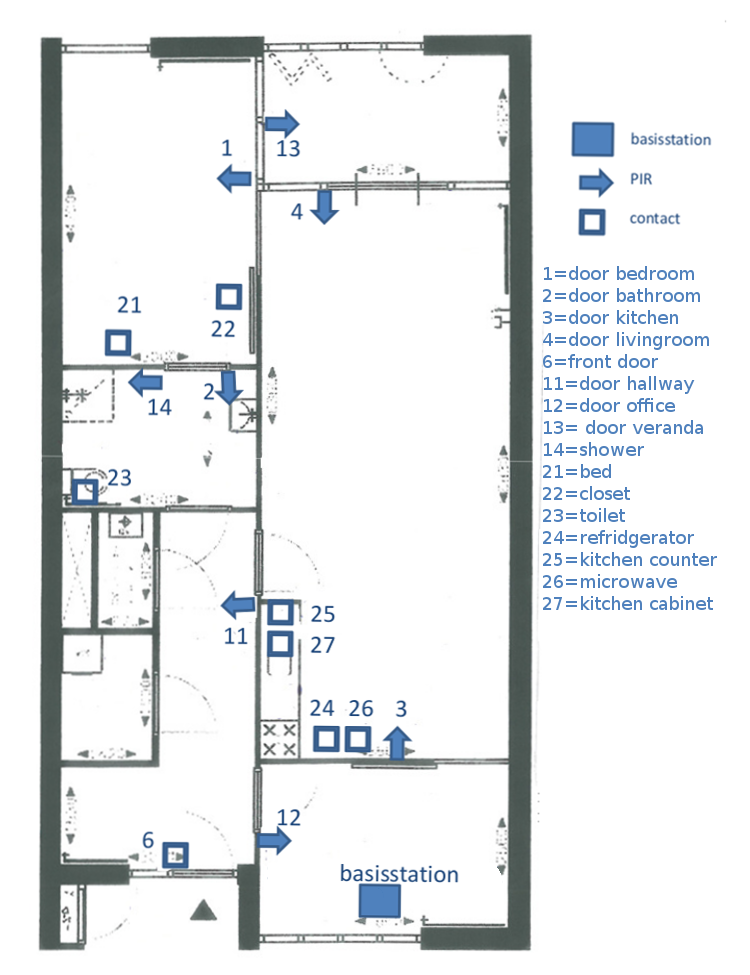
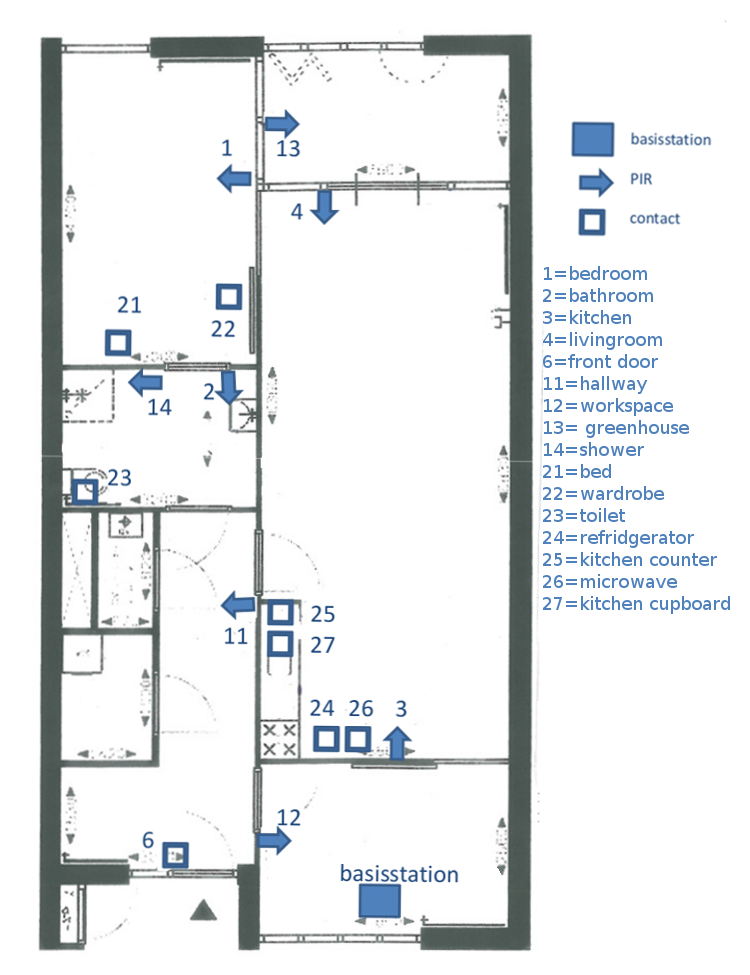
Before/after of a 750px x 975px layered artwork. What changed in the layer stack:
renamed "1=door bedroom ..." to "1=bedroom ...", painted on it over [569, 266, 730, 614]
